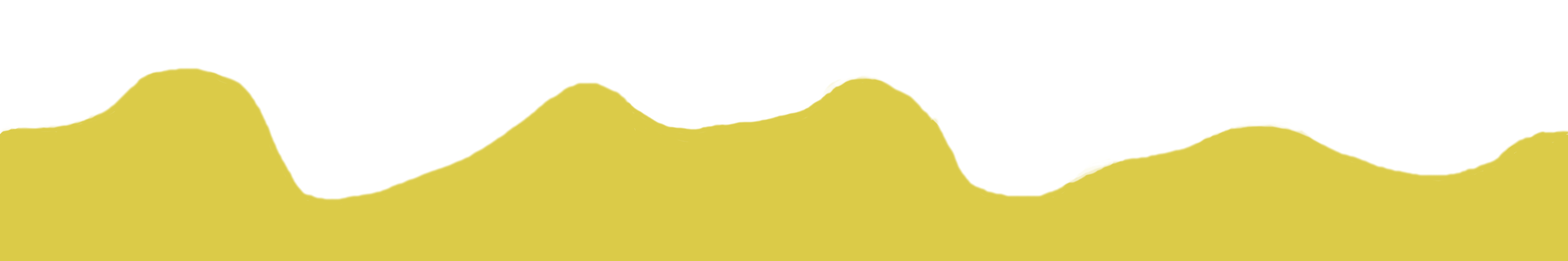
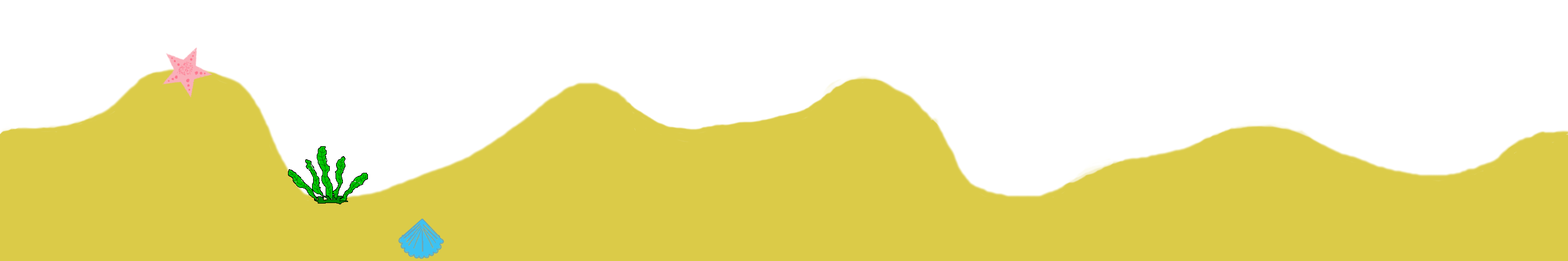
The second w=1568, h=261 image is a revision of the first. Changes to its layers:
added layer "Layer #1" above "Background" over box(162, 47, 445, 260)
